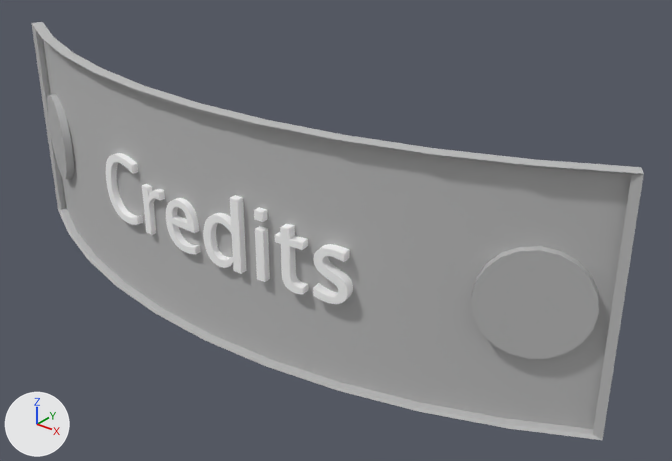
One commit to the FBX model project/Assets/SandBox/AlexSandBox/MainMenuScene/tin_plate_Credits.fbx: the scene before it, then after it.
Both versions are drawn from a 50 mm camera at (0.763, -1.681, 1.69) aimed at (0.102, -0.855, 1.178). The lights are fixed; the arrows at lower left show +X, +Y and +Z. Where no turn or scale is listed for an object, it has been applied to the vertices.

In view in the first picture: 'bolt_left', 'bolt_right', 'tin_name', 'tin_plate'.
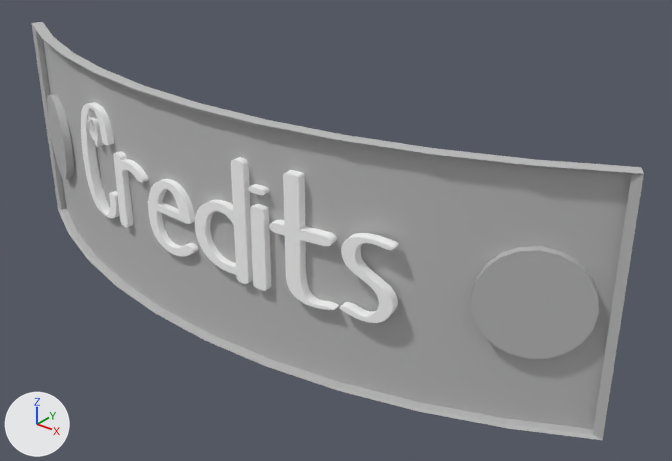
The change, as JSON lines over the scene's bpy script:
```json
{"block": "me_mesh_003", "where": "# used by ob_tin_name; location = (0.0, -0.978, 1.16); rotation_euler = (1.571, 0.0, 0.0), in degrees (90, 0, 0); scale = (0.005, 0.005, 0.005)"}
{"op": "remove", "block": "me_mesh_003", "code": "me_mesh_003.from_pydata(...)  # 1415 vertices, 1340 faces; spans x -40.0..42.5, y -0.4..19.1, z -4.0..2.5"}
{"op": "add", "block": "me_mesh_003", "code": "me_mesh_003.from_pydata(...)  # 6215 vertices, 6392 faces; spans x -25.9..26.7, y 0.0..15.8, z -3.0..1.3"}
{"block": "me_mesh_003", "change": "me_mesh_003 part 1: the loose piece of 240 vertices spanning x -12.8..-1.9, y -0.3..13.4, z -0.5..2.5 is rebuilt with 870 vertices and now spans x -10.1..-1.4, y 0.0..9.9, z -0.6..1.2"}
{"block": "me_mesh_003", "change": "me_mesh_003 part 2: a new loose piece of 925 vertices spanning x 20.0..26.7, y 0.1..10.4, z -2.8..-0.5, in mat_typeblinn1 (white #ffffff)"}
{"block": "me_mesh_003", "change": "me_mesh_003 part 3: a new loose piece of 900 vertices spanning x -0.8..7.7, y 0.0..15.8, z -0.2..1.3, in mat_typeblinn1 (white #ffffff)"}
{"block": "me_mesh_003", "change": "me_mesh_003 part 4: a new loose piece of 835 vertices spanning x 11.0..19.6, y 0.0..15.8, z -1.6..0.8, in mat_typeblinn1 (white #ffffff)"}
{"block": "me_mesh_003", "change": "me_mesh_003 part 5: a new loose piece of 475 vertices spanning x -17.3..-10.3, y 0.1..10.6, z -1.6..0.6, in mat_typeblinn1 (white #ffffff)"}
{"block": "me_mesh_003", "change": "me_mesh_003 part 6: a new loose piece of 250 vertices spanning x 8.2..10.5, y 12.3..13.0, z -0.4..1.0, in mat_typeblinn1 (white #ffffff)"}
{"block": "me_mesh_003", "change": "me_mesh_003 part 7: a new loose piece of 205 vertices spanning x 8.3..10.3, y 0.0..10.7, z -0.4..1.0, in mat_typeblinn1 (white #ffffff)"}
{"block": "me_mesh_003", "change": "me_mesh_003 part 8: the loose piece of 365 vertices spanning x 33.4..42.5, y -0.3..13.4, z -3.8..0.1 is deleted"}
{"block": "me_mesh_003", "change": "me_mesh_003 part 9: the loose piece of 20 vertices spanning x 17.7..20.3, y 15.5..17.9, z -0.8..1.9 is deleted"}
{"block": "me_mesh_003", "change": "me_mesh_003 part 10: 359 vertices removed from x -40.0..-14.4, y -0.4..18.4, z -4.0..1.9; 1754 vertices added at x -25.9..-17.8, y 0.0..15.7, z -3.0..-0.4"}
{"block": "me_mesh_003", "change": "me_mesh_003 part 11: 430 vertices removed from x 1.2..31.0, y -0.3..19.1, z -2.0..2.5"}
{"op": "set", "path": "ob_tin_name.location", "old": "(0.0, -0.978, 1.16)", "new": "(0.0, -0.978, 1.148)"}
{"op": "set", "path": "ob_tin_name.scale", "old": "(0.005, 0.005, 0.005)", "new": "(0.01, 0.01, 0.01)"}
```

Pixel boxes [x1, y1, x2, y2] of what changed, in the pictures (672 x 461 px):
```json
{"object": "tin_name", "change": "reshaped, moved, rescaled", "before": [106, 153, 353, 304], "after": [81, 102, 399, 323], "on screen": "29% wider, 46% taller"}
{"part": 1, "of": "me_mesh_003", "change": "rebuilt", "before": [166, 198, 201, 254], "after": [147, 179, 198, 256], "on screen": "44% wider, 37% taller"}
{"part": 2, "of": "me_mesh_003", "change": "added", "after": [339, 233, 399, 323]}
{"part": 3, "of": "me_mesh_003", "change": "added", "after": [195, 157, 253, 284]}
{"part": 4, "of": "me_mesh_003", "change": "added", "after": [269, 170, 339, 310]}
{"part": 5, "of": "me_mesh_003", "change": "added", "after": [113, 151, 148, 227]}
{"part": 6, "of": "me_mesh_003", "change": "added", "after": [248, 184, 269, 196]}
{"part": 7, "of": "me_mesh_003", "change": "added", "after": [250, 204, 271, 291]}
{"part": 8, "of": "me_mesh_003", "change": "deleted", "before": [313, 244, 353, 304]}
{"part": 9, "of": "me_mesh_003", "change": "deleted", "before": [254, 207, 268, 222]}
{"part": 10, "of": "me_mesh_003", "change": "built on", "before": [106, 153, 165, 235], "after": [81, 102, 120, 218]}
{"part": 11, "of": "me_mesh_003", "change": "deleted", "before": [203, 195, 308, 294]}
```
